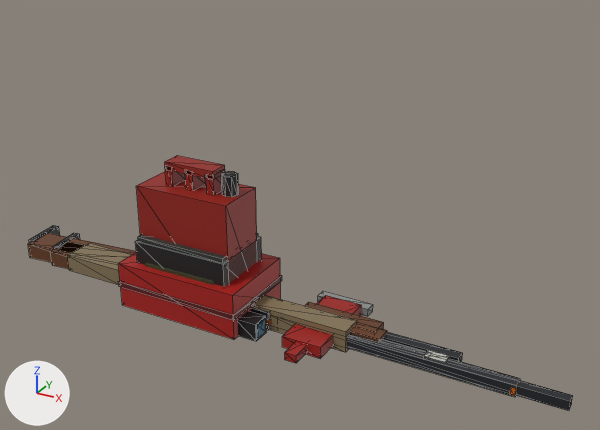
The glTF model assets/models/items.glb as it was, and as the next commit left it.
Rendered twice from a camera (50 mm lens) standing at (1.123, -1.52, 1.066) and looking at (0.261, 0.048, 0.282). The axes (+X, +Y, +Z) are drawn at lower left. The lights are the same throughout. The older version comes first. Mesh edges are drawn as thin lines on the coarser meshes.

Objects in the first picture: 'ITEM_AssaultRifle', 'ITEM_Axe', 'ITEM_Battery', 'ITEM_Fuel', 'ITEM_Medkit', 'ITEM_Rifle', 'ITEM_Shotgun' and 1 more.
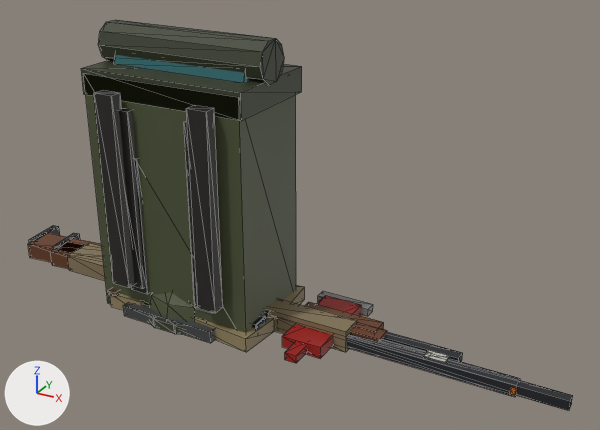
Pixel boxes [x1, y1, x2, y2] of what changed, in the pictures (600 x 430 px):
'ITEM_MilitaryRuck', added: after [81, 20, 302, 333]
'ITEM_HikingPack', added: after [114, 55, 250, 305]
'ITEM_CargoPants', added: after [107, 285, 305, 352]
'ITEM_MilitaryHelmet', added (green): after [149, 293, 197, 334]
'ITEM_ArmorPlate', added: after [123, 302, 215, 343]
'ITEM_Rucksack', added (mostly hidden): after [131, 158, 213, 313]
'ITEM_Fuel', unchanged, covered by the edit: before [136, 156, 257, 283]
'ITEM_Medkit', unchanged, covered by the edit: before [118, 253, 282, 339]
'ITEM_Battery', unchanged, covered by the edit: before [135, 233, 262, 287]

What changed in the scene script:
```text
Add me_item_rucksack:
    me_item_rucksack.from_pydata(...)  # a box spanning x -0.16..0.16, y -0.09..0.09, z 0.0..0.44; a box spanning x -0.165..0.165, y -0.09..0.11, z 0.39..0.45; a box spanning x -0.122..-0.006, y 0.09..0.14, z 0.062..0.202; a box spanning x -0.083..-0.045, y 0.139..0.145, z 0.184..0.204; a box spanning x 0.006..0.122, y 0.09..0.14, z 0.062..0.202; a box spanning x 0.045..0.083, y 0.139..0.145, z 0.184..0.204; a box spanning x -0.121..-0.071, y -0.125..-0.095, z 0.066..0.418; a box spanning x 0.071..0.121, y -0.125..-0.095, z 0.066..0.418
    me_item_rucksack.materials.append(mat_flat)
Add me_item_militaryruck:
    me_item_militaryruck.from_pydata(...)  # 100 vertices, 156 faces; spans x -0.22..0.22, y -0.155..0.175, z 0.0..0.698
    me_item_militaryruck.materials.append(mat_flat)
Add me_item_militaryhelmet:
    me_item_militaryhelmet.from_pydata(...)  # 185 vertices, 288 faces; spans x -0.158..0.158, y -0.158..0.166, z -0.006..0.142
    me_item_militaryhelmet.materials.append(mat_flat)
Add me_item_hikingpack:
    me_item_hikingpack.from_pydata(...)  # 84 vertices, 132 faces; spans x -0.178..0.178, y -0.135..0.155, z 0.0..0.658
    me_item_hikingpack.materials.append(mat_flat)
Add me_item_cargopants:
    me_item_cargopants.from_pydata(...)  # 48 vertices, 72 faces; spans x -0.193..0.235, y -0.142..0.142, z 0.0..0.048
    me_item_cargopants.materials.append(mat_flat)
Add me_item_armorplate:
    me_item_armorplate.from_pydata(...)  # a box spanning x -0.13..0.13, y -0.15..0.15, z 0.0..0.03; a box spanning x -0.1..0.1, y -0.12..0.12, z 0.03..0.038; a box spanning x -0.06..0.06, y 0.015..0.065, z 0.038..0.042
    me_item_armorplate.materials.append(mat_flat)
Add ob_item_rucksack:
    ob_item_rucksack = bpy.data.objects.new('ITEM_Rucksack', me_item_rucksack)
    ob_item_rucksack.location = (0.0, 0.0, 0.0)
Add ob_item_militaryruck:
    ob_item_militaryruck = bpy.data.objects.new('ITEM_MilitaryRuck', me_item_militaryruck)
    ob_item_militaryruck.location = (0.0, 0.0, 0.0)
Add ob_item_militaryhelmet:
    ob_item_militaryhelmet = bpy.data.objects.new('ITEM_MilitaryHelmet', me_item_militaryhelmet)
    ob_item_militaryhelmet.location = (0.0, 0.0, 0.0)
Add ob_item_hikingpack:
    ob_item_hikingpack = bpy.data.objects.new('ITEM_HikingPack', me_item_hikingpack)
    ob_item_hikingpack.location = (0.0, 0.0, 0.0)
Add ob_item_cargopants:
    ob_item_cargopants = bpy.data.objects.new('ITEM_CargoPants', me_item_cargopants)
    ob_item_cargopants.location = (0.0, 0.0, 0.0)
Add ob_item_armorplate:
    ob_item_armorplate = bpy.data.objects.new('ITEM_ArmorPlate', me_item_armorplate)
    ob_item_armorplate.location = (0.0, 0.0, 0.0)
```
